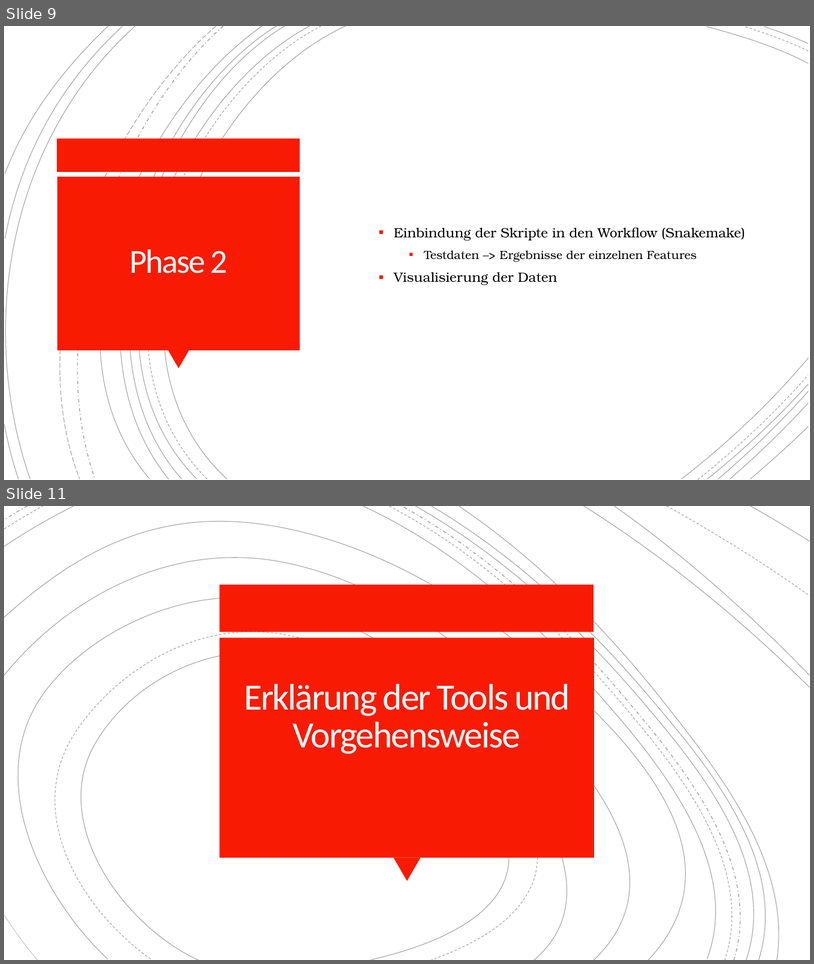
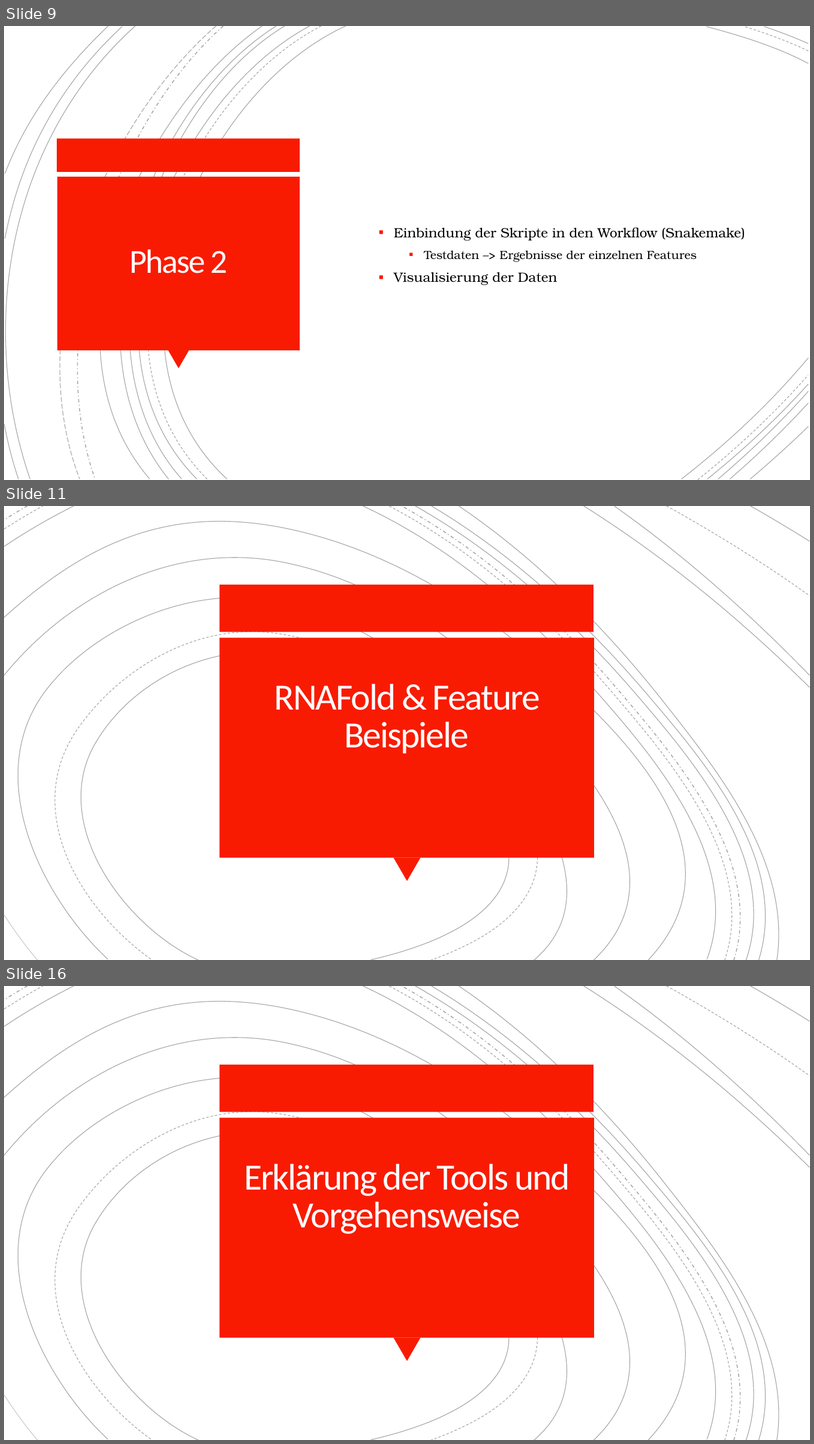
Before and after one commit to OstfriesenBI/PredmiRNA, a slide deck: presentation/projectpresentation.pptx. Shown one above the other, each under a label of ours: slides 9 and 11 before the commit, slides 9, 11 and 16 after it; the slides between them are not shown. The pictures are 814x964 and 814x1444 pixels, drawn with LibreOffice and Linux fonts; fonts in the diff are those of the drawing. Boxes give left, top, right and bottom in pixels: in the first picture for what was removed or moved away, otherwise in the second. Text is boxed around its words. In the diff, an @@ line names an element or a change of style, - is before the commit and + after.

```diff
--- a/presentation/projectpresentation.pptx
+++ b/presentation/projectpresentation.pptx
@@ slide 11 added at (4,506,810,960), background #FFFFFF; not listed: 19 template elements that a slide beside it also shows @@
@@ group added at (4,506,810,960): 19 freeform shapes @@
@@ rectangle added at (219,585,594,632), fill #F81B02 @@
@@ rectangle added at (219,638,594,858), fill #F81B02 @@
@@ title added at (275,684,540,753), 44 pt, text #FFFEFF @@
+RNAFold & Feature Beispiele
@@ triangle added at (393,858,421,880), fill #F81B02 @@
@@ what was slide 11 is now slide 16 @@
```
Also in this commit, not shown: 3 slides changed, 9 other slides added, 2 slides removed.
